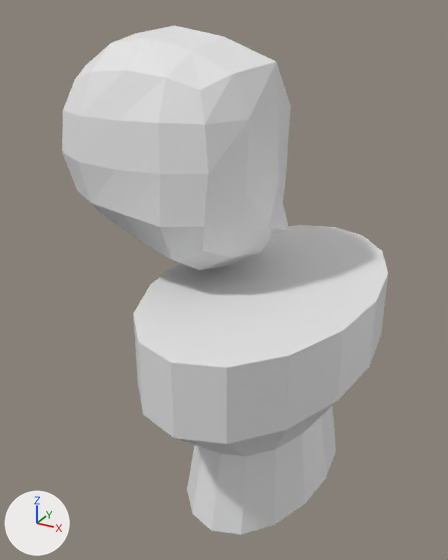
An edit to the Blender file Girl.blend, drawn before and after from the same camera.
One viewpoint serves both versions: a 50 mm camera at (1.135, -1.748, 4.26) aimed at (0.184, -0.02, 3.396). The axes (+X, +Y, +Z) are drawn at lower left. The lights are the same throughout.

The first picture shows 'Cylinder', 'Head'.
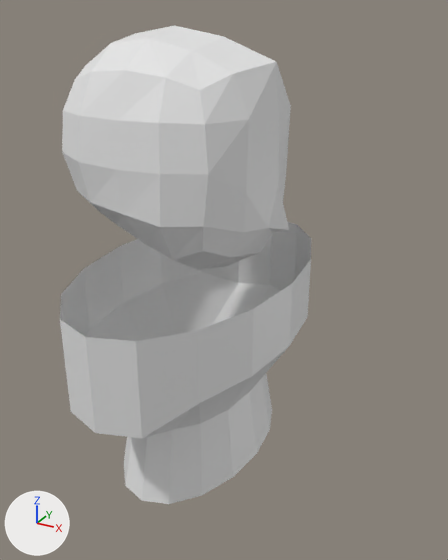
Location of each change, (x1, y1, x2, y2) in pixels of the pictures (448 x 560 px):
'Cylinder', deleted
    before: (133, 225, 388, 534)
'Body', added
    after: (60, 222, 311, 504)

The change in detail:
Mesh me_cylinder_1 is new.
It has 42 vertices, 30 faces and spans x -1.0..1.0, y 0.0..1.0, z -1.09..1.0.
Object 'Cylinder' (ob_cylinder) is deleted.
Object 'Body' (ob_body) is new; it shows me_cylinder_1.
Its location is (0.073, 0.003, 3.072).
Its scale is (0.356, 0.613, 0.356).
It gains a MIRROR modifier named 'Mirror'.
Modifier setting: use_axis = (False, True, False).
